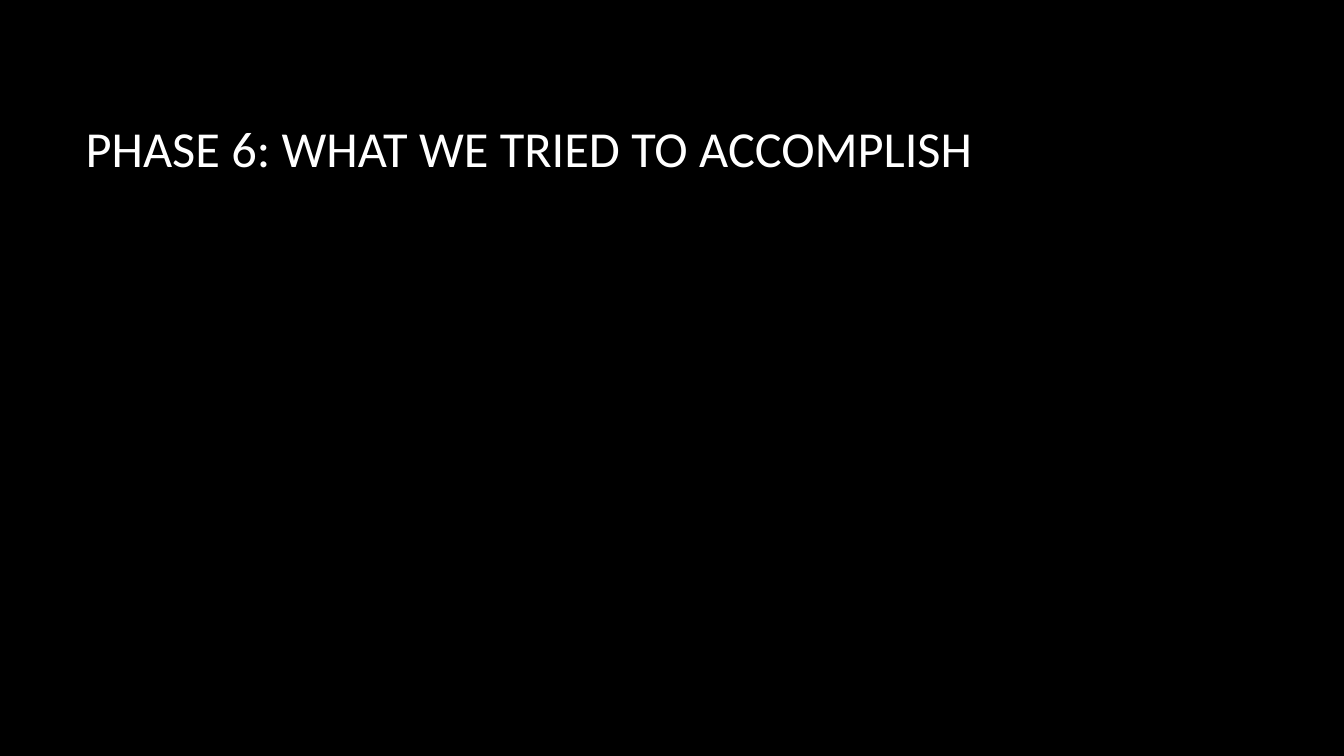
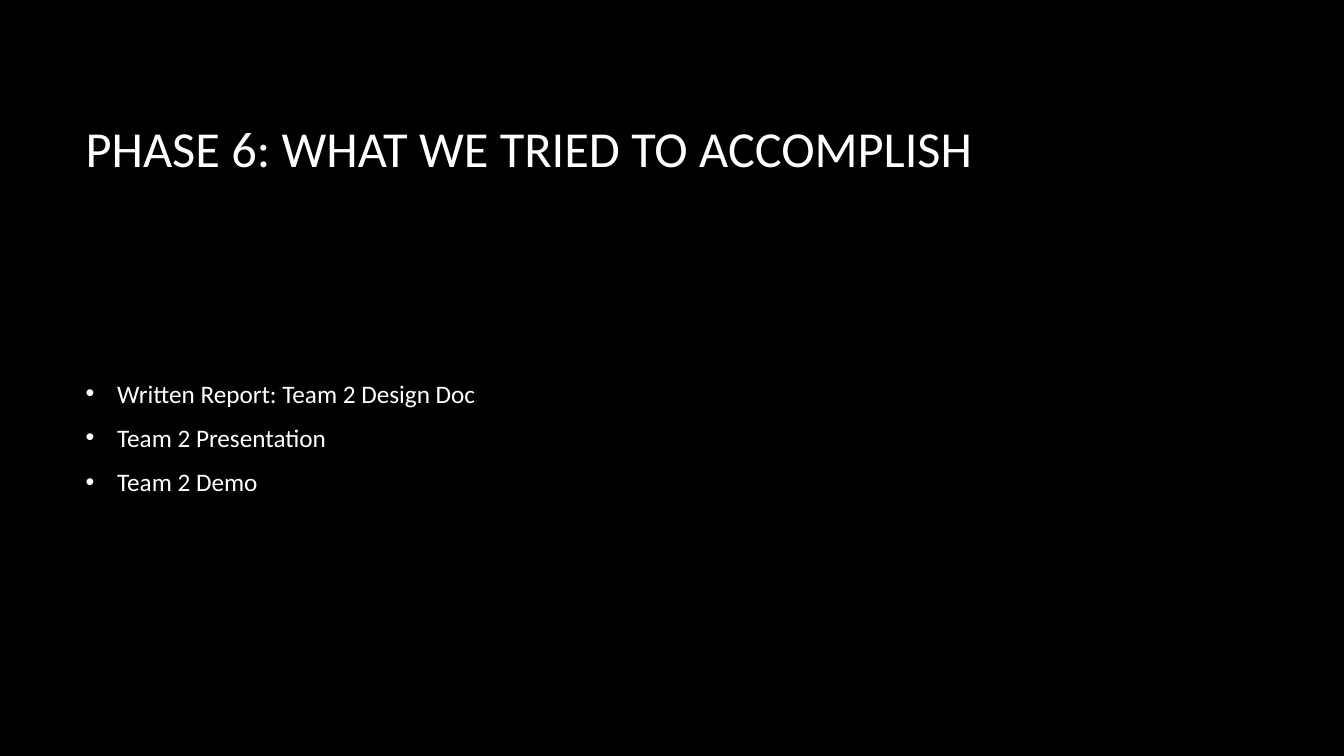
Before and after one commit to sheawinkler/230Project, a slide deck: slide 19 of Part6/The Adventurous Project of building a processor.pptx. Drawn at 1344x756 pixels with LibreOffice and Linux fonts; fonts in the diff are those of the drawing; background and template pictures are left out. Boxes give left, top, right and bottom in pixels: in the first picture for what was removed or moved away, otherwise in the second. Text is boxed around its words. In the diff, an @@ line names an element or a change of style, - is before the commit and + after.

```diff
--- a/Part6/The Adventurous Project of building a processor.pptx
+++ b/Part6/The Adventurous Project of building a processor.pptx
@@ text added at box(117, 385, 475, 491), 18 pt, text #FFFFFF @@
+• Written Report: Team 2 Design Doc
+• Team 2 Presentation
+• Team 2 Demo
```
Also in this commit, not shown: 8 other slides changed.
